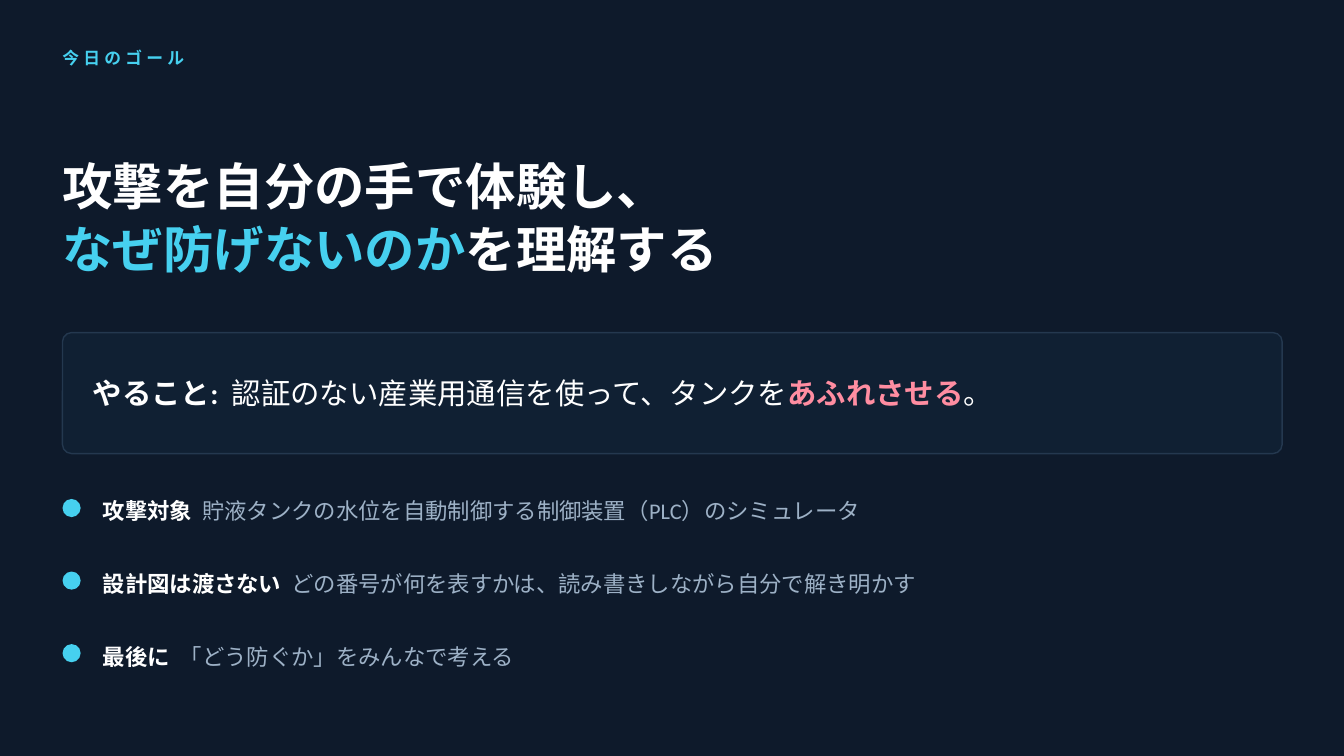
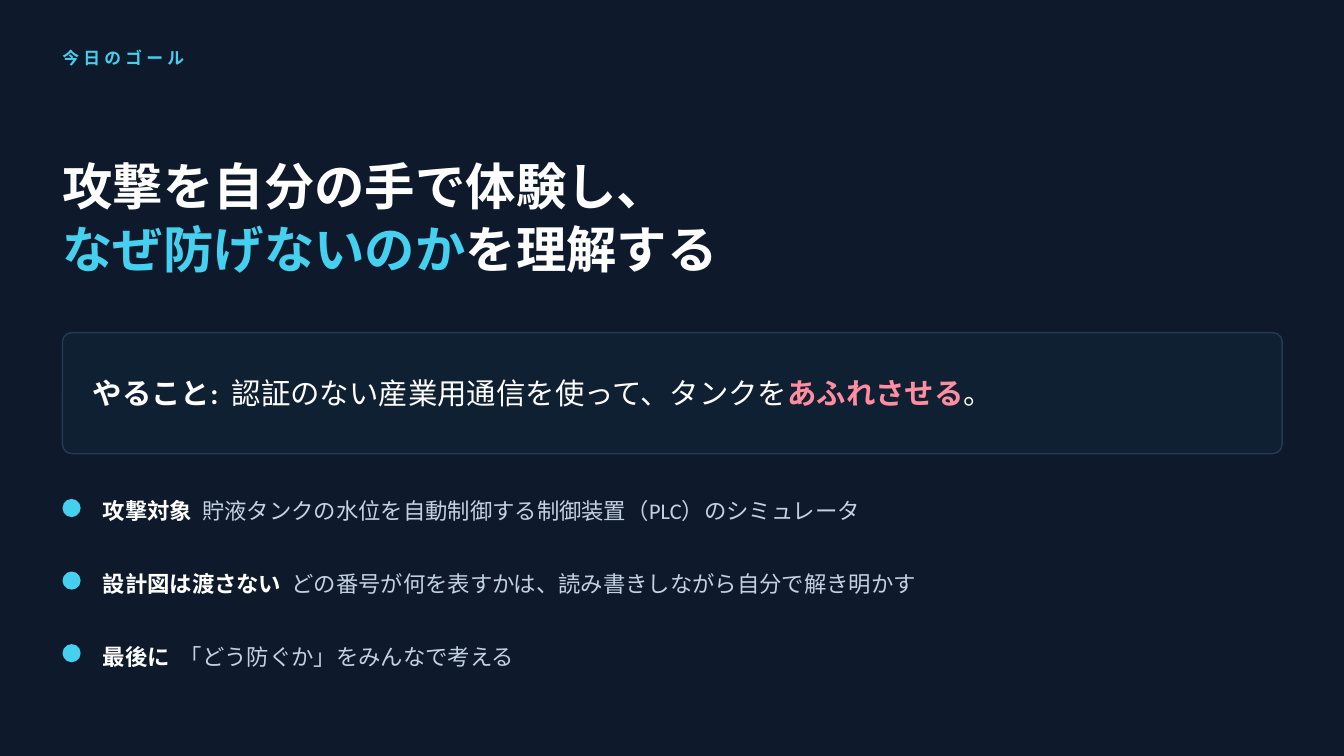
Before and after one commit to Tivo0921/ot-modbus-ctf, a slide deck: slide 2 of slides/ot-intro.pptx. Drawn at 1344x756 pixels with LibreOffice and Linux fonts; fonts in the diff are those of the drawing. Boxes give left, top, right and bottom in pixels: in the first picture for what was removed or moved away, otherwise in the second. Text is boxed around its words. In the diff, an @@ line names an element or a change of style, - is before the commit and + after.

```diff
--- a/slides/ot-intro.pptx
+++ b/slides/ot-intro.pptx
@@ text "攻撃対象 貯液タンクの水位を自動制御する制御装置（PLC）のシミュレータ" at (103,500,860,521): text colour #9DB1C6 to #C3D2E2 in "貯液タンクの水位を自動制御する制御装置（PLC）のシミュレータ" @@
@@ text "設計図は渡さない どの番号が何を表すかは、読み書きしながら自分で解き明かす" at (103,573,916,594): text colour #9DB1C6 to #C3D2E2 in "どの番号が何を表すかは、読み書きしながら自分で解き明かす" @@
@@ text "最後に 「どう防ぐか」をみんなで考える" at (103,646,514,667): text colour #9DB1C6 to #C3D2E2 in "「どう防ぐか」をみんなで考える" @@
```
Also in this commit, not shown: 4 other slides changed, 4 other files.
